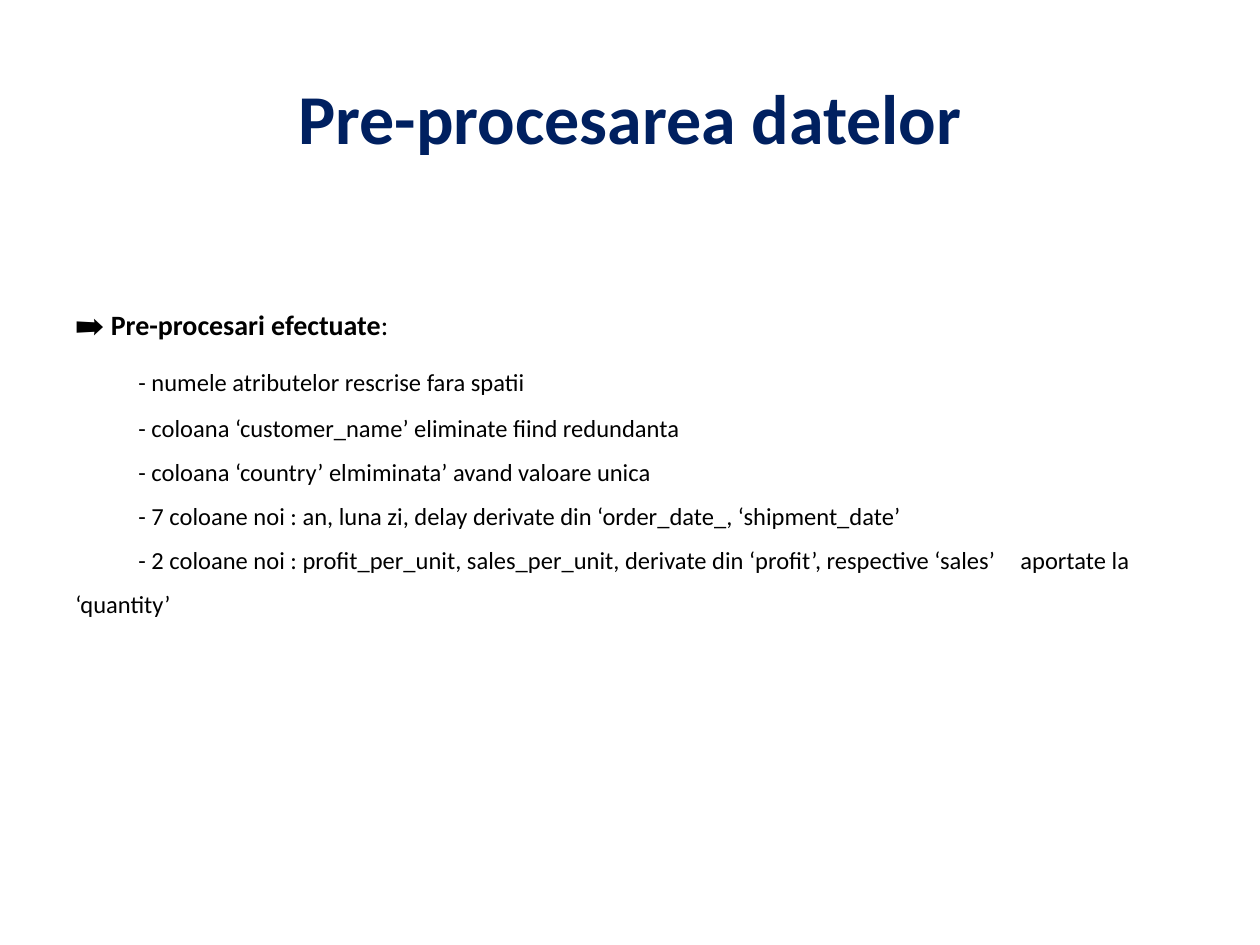
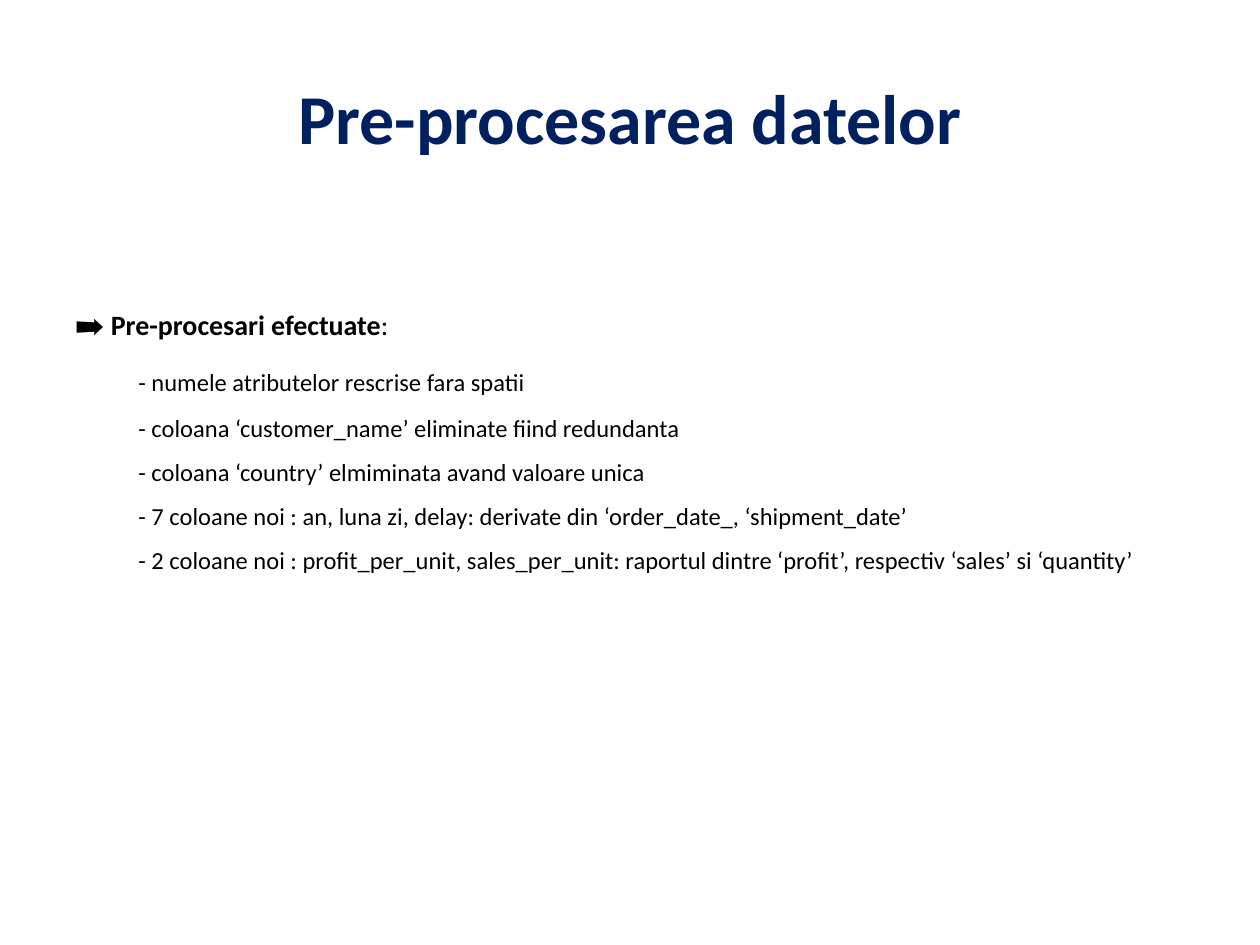
Before and after one commit to datiaxe/transactions_profit_prediction, a slide deck: slide 4 of reports/Profit_Prediction_Engine .pptx. Drawn at 1260x945 pixels with LibreOffice and Linux fonts; fonts in the diff are those of the drawing. Boxes give left, top, right and bottom in pixels: in the first picture for what was removed or moved away, otherwise in the second. Text is boxed around its words. In the diff, an @@ line names an element or a change of style, - is before the commit and + after.

```diff
--- a/reports/Profit_Prediction_Engine .pptx
+++ b/reports/Profit_Prediction_Engine .pptx
@@ text at <box>151,463,1132,573</box>: text changed @@
-- coloana ‘country’ elmiminata’ avand valoare unica
-- 7 coloane noi : an, luna zi, delay derivate din ‘order_date_, ‘shipment_date’
-- 2 coloane noi : profit_per_unit, sales_per_unit, derivate din ‘profit’, respective ‘sales’ aportate la ‘quantity’
+- coloana ‘country’ elmiminata avand valoare unica
+- 7 coloane noi : an, luna zi, delay: derivate din ‘order_date_, ‘shipment_date’
+- 2 coloane noi : profit_per_unit, sales_per_unit: raportul dintre ‘profit’, respectiv ‘sales’ si ‘quantity’
```
Also in this commit, not shown: 2 other slides changed.
